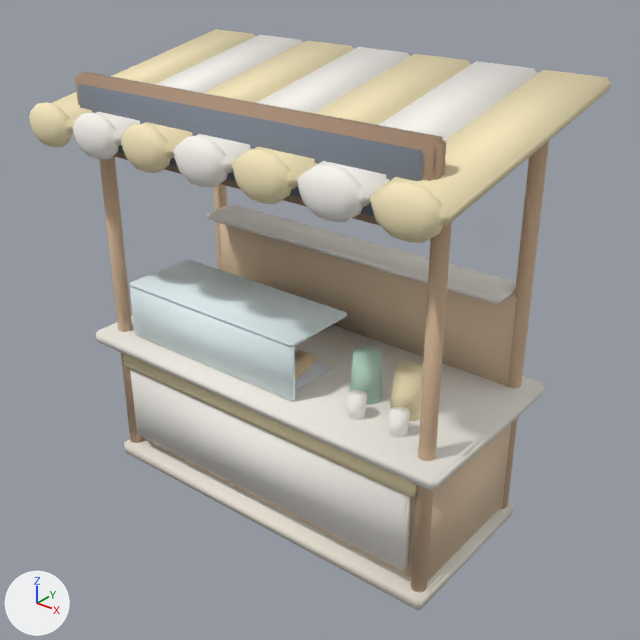
One commit to the FBX model CarrinhoSorvete_NovoProjeto/Assets/GirlPower/Orla3D/Models/MarketStall_Comida.fbx: the scene before it, then after it.
One viewpoint serves both versions: a camera (50 mm lens) standing at (3.12, -3.78, 3.58) and looking at (0.12, -0.03, 1.26). The lights are fixed; the arrows at lower left show +X, +Y and +Z. The first picture is the older version. Where no turn or scale is listed for an object, it has been applied to the vertices.

Names of what the first picture shows: 'Estab_Base', 'Estab_CanopyFade'.
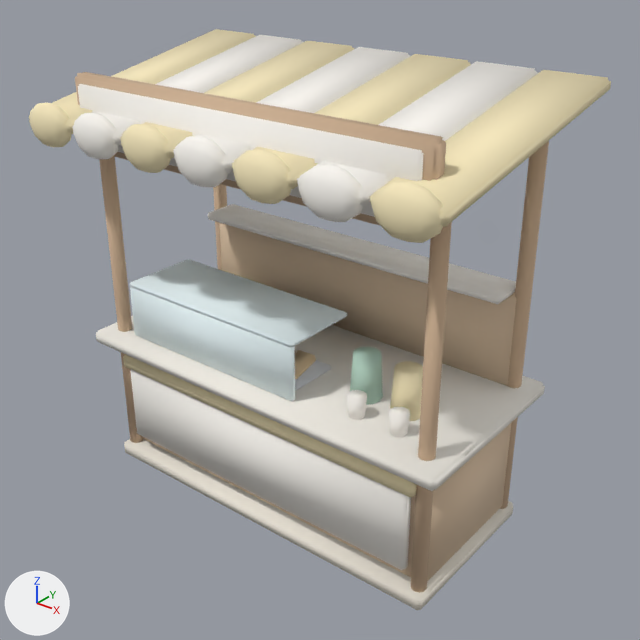
Location of each change, [x1, y1, x2, y2] in pixels of the pictures (640 x 640 px):
part 1 of me_baseplinth, recoloured: [75, 72, 446, 225] in both
part 2 of me_baseplinth, recoloured (grey to white): [78, 84, 424, 217] in both

The change, as a list of edits to the scene's bpy script:
```text
Change me_baseplinth:
    where me_baseplinth.from_pydata(...)  # 784 vertices, 674 faces; spans x -1.32..1.32, y -0.64..0.62, z 0.0..2.64
    used by ob_estab_base; location = (0.0, 0.0, 0.0)
    me_baseplinth part 1: all 30 faces that had it switch from mat_ac_wooddark (beige #af937a) to mat_ac_woodwarm (beige #d3b596)
    me_baseplinth part 2: all 30 faces that had it switch from mat_ac_metaldark (grey #7c838f) to mat_ac_cream (white #fdf9f3)
```
